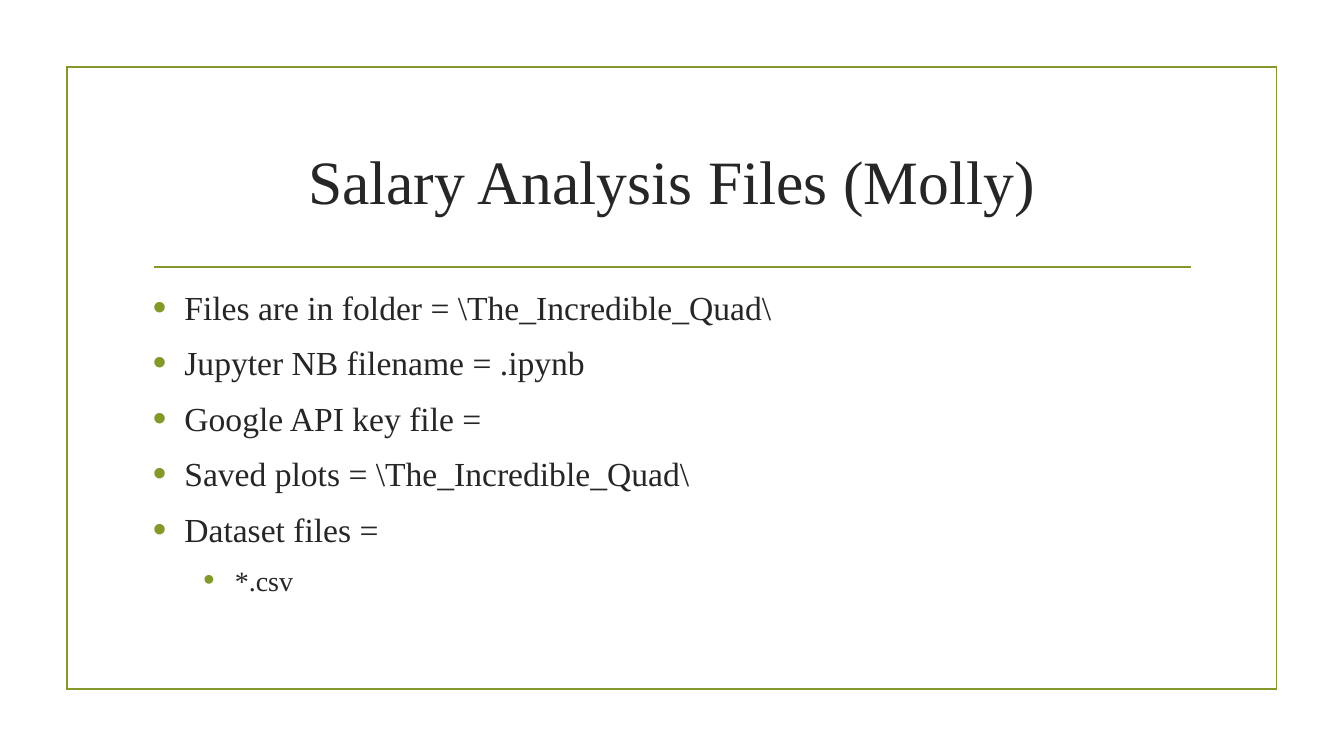
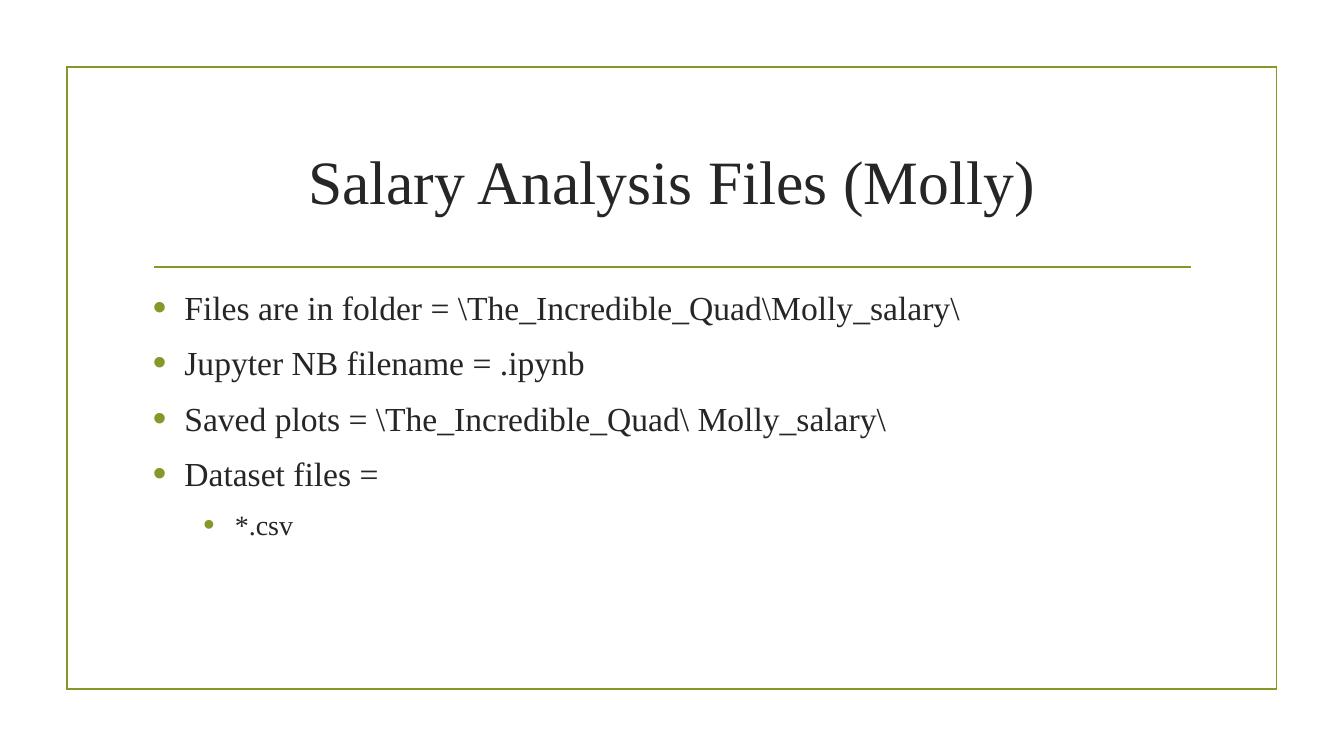
Before and after one commit to prakashbalasubramaniam/The_Incredible_Quad, a slide deck: slide 32 of BestStateChoice2018_Presentation.pptx. Drawn at 1344x756 pixels with LibreOffice and Linux fonts; fonts in the diff are those of the drawing; background and template pictures are left out. Boxes give left, top, right and bottom in pixels: in the first picture for what was removed or moved away, otherwise in the second. Text is boxed around its words. In the diff, an @@ line names an element or a change of style, - is before the commit and + after.

Commit message:
Update BestStateChoice2018.pptx with Kaggle and Bahar's analysis info

```diff
--- a/BestStateChoice2018_Presentation.pptx
+++ b/BestStateChoice2018_Presentation.pptx
@@ text at (184, 296, 960, 327): text changed @@
-• Files are in folder = \The_Incredible_Quad\
+• Files are in folder = \The_Incredible_Quad\Molly_salary\
@@ text at (184, 407, 886, 437): text changed @@
-• Google API key file =
-• Saved plots = \The_Incredible_Quad\
+• Saved plots = \The_Incredible_Quad\ Molly_salary\
```
Also in this commit, not shown: 5 other slides changed.
